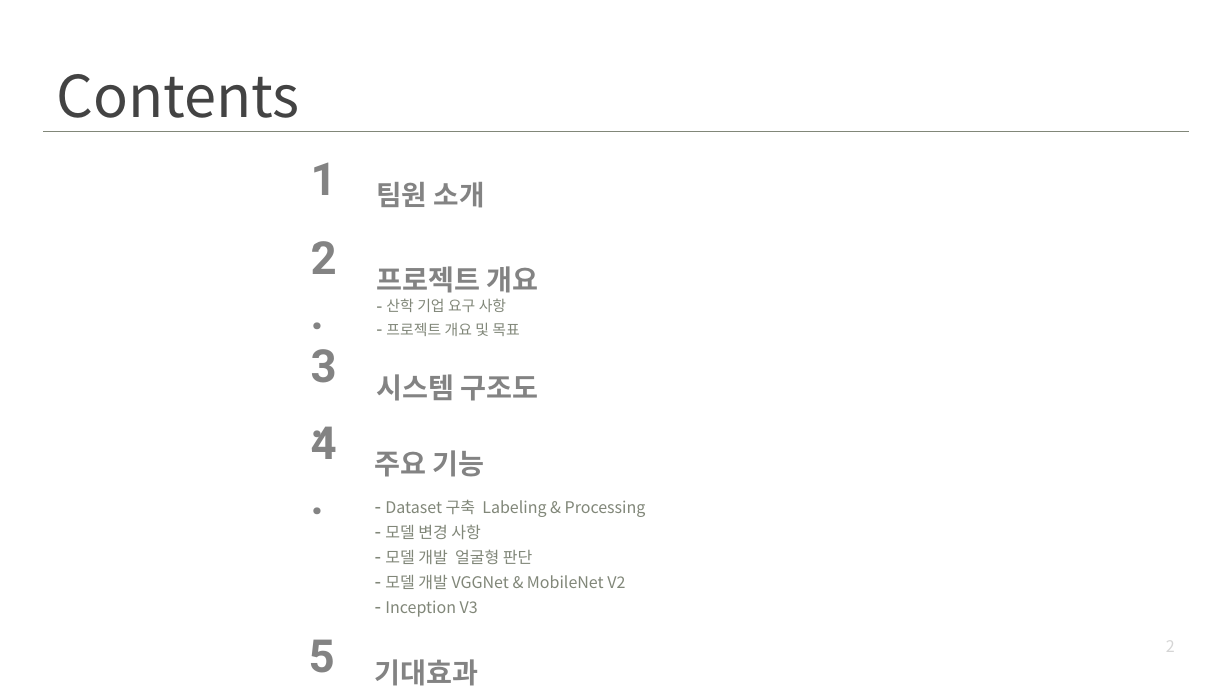
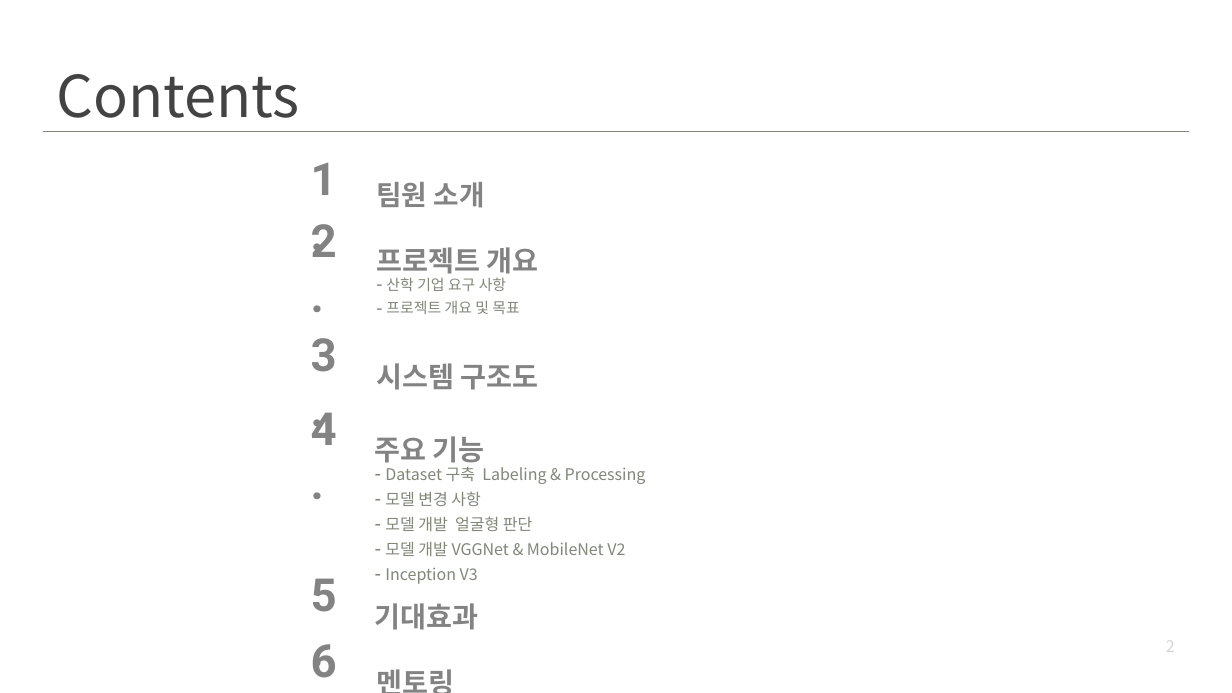
Before and after one commit to kookmin-sw/capstone-2021-14, a slide deck: slide 2 of docs/Capstone-team14-presentation.pptx. Drawn at 1232x693 pixels with LibreOffice and Linux fonts; fonts in the diff are those of the drawing. Boxes give left, top, right and bottom in pixels: in the first picture for what was removed or moved away, otherwise in the second. Text is boxed around its words. In the diff, an @@ line names an element or a change of style, - is before the commit and + after.

```diff
--- a/docs/Capstone-team14-presentation.pptx
+++ b/docs/Capstone-team14-presentation.pptx
@@ 3 texts: place and size @@
-3 texts at box(311, 241, 485, 477)
+3 texts at box(311, 224, 485, 468)
@@ text "프로젝트 개요" rewrapped from box(376, 266, 539, 293) to box(376, 247, 539, 279) @@
@@ text "산학 기업 요구 사항": place and size @@
-text "산학 기업 요구 사항" at box(386, 298, 519, 336)
+text "산학 기업 요구 사항" at box(386, 277, 519, 314)
@@ text "3.": place and size @@
-text "3." at box(311, 349, 337, 383)
+text "3." at box(311, 338, 337, 372)
@@ text "시스템 구조도": place and size @@
-text "시스템 구조도" at box(376, 374, 539, 401)
+text "시스템 구조도" at box(376, 363, 539, 390)
@@ text "Dataset 구축 Labeling & Processing": place and size @@
-text "Dataset 구축 Labeling & Processing" at box(385, 499, 646, 617)
+text "Dataset 구축 Labeling & Processing" at box(385, 466, 646, 584)
@@ text "5.": place and size @@
-text "5." at box(309, 639, 335, 673)
+text "5." at box(311, 578, 337, 612)
@@ text "기대효과": place and size @@
-text "기대효과" at box(375, 659, 479, 686)
+text "기대효과" at box(375, 603, 479, 630)
@@ text added at box(311, 644, 337, 678), 71 pt, text #838383, bold @@
+6.
@@ text added at box(373, 644, 589, 684), 44 pt, text #838383, bold @@
+멘토링
```
Also in this commit, not shown: 1 slide added, 4 other files.
